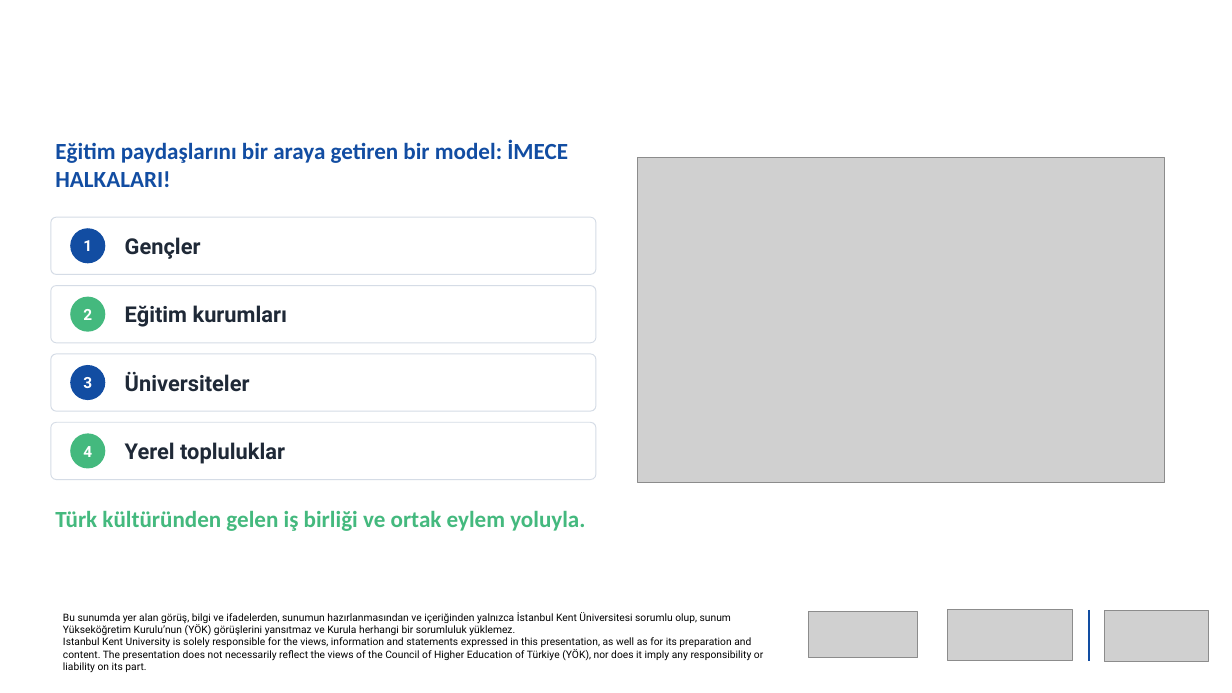
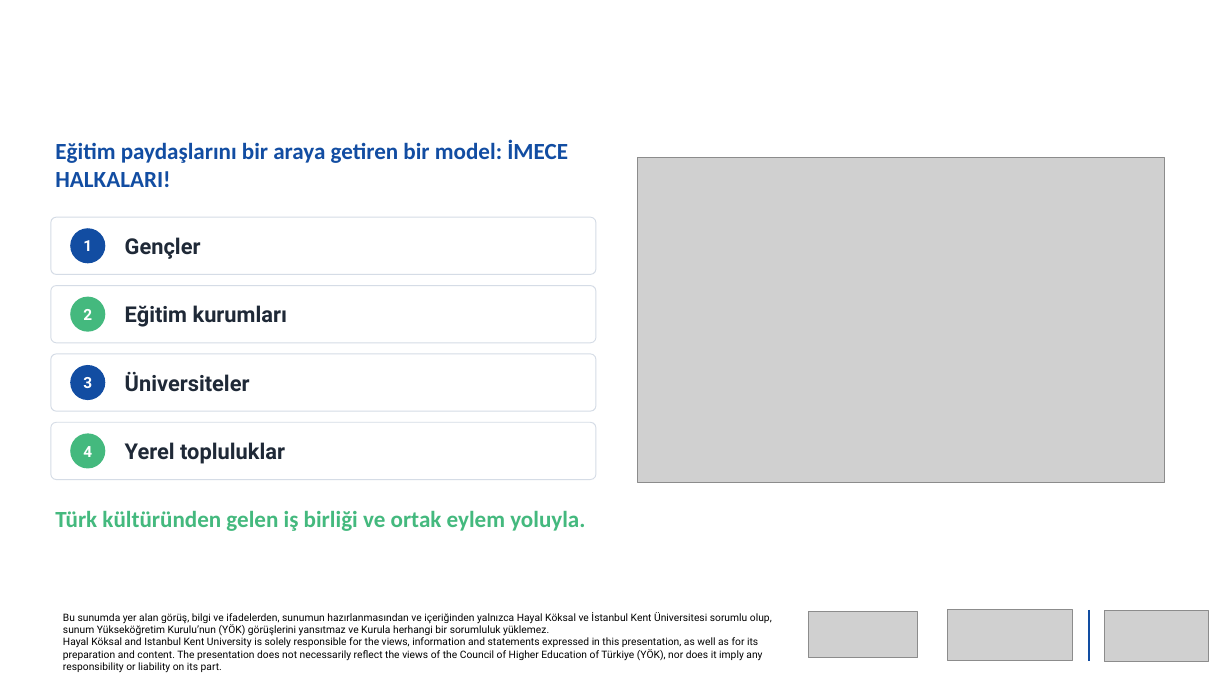
Before and after one commit to newtonsgrandson/cop-31-hayal-koksal, a slide deck: slide 4 of sunum/COP31_Iklim_Imecesi_Hayal_Koksal_TR.pptx. Drawn at 1232x693 pixels with LibreOffice and Linux fonts; fonts in the diff are those of the drawing; grey boxes stand for pictures; background and template pictures are left out. Boxes give left, top, right and bottom in pixels: in the first picture for what was removed or moved away, otherwise in the second. Text is boxed around its words. In the diff, an @@ line names an element or a change of style, - is before the commit and + after.

```diff
--- a/sunum/COP31_Iklim_Imecesi_Hayal_Koksal_TR.pptx
+++ b/sunum/COP31_Iklim_Imecesi_Hayal_Koksal_TR.pptx
@@ text at <box>63,612,772,672</box>: text changed @@
-Bu sunumda yer alan görüş, bilgi ve ifadelerden, sunumun hazırlanmasından ve içeriğinden yalnızca İstanbul Kent Üniversitesi sorumlu olup, sunum Yükseköğretim Kurulu’nun (YÖK) görüşlerini yansıtmaz ve Kurula herhangi bir sorumluluk yüklemez.
-Istanbul Kent University is solely responsible for the views, information and statements expressed in this presentation, as well as for its preparation and content. The presentation does not necessarily reflect the views of the Council of Higher Education of Türkiye (YÖK), nor does it imply any responsibility or liability on its part.
+Bu sunumda yer alan görüş, bilgi ve ifadelerden, sunumun hazırlanmasından ve içeriğinden yalnızca Hayal Köksal ve İstanbul Kent Üniversitesi sorumlu olup, sunum Yükseköğretim Kurulu’nun (YÖK) görüşlerini yansıtmaz ve Kurula herhangi bir sorumluluk yüklemez.
+Hayal Köksal and Istanbul Kent University is solely responsible for the views, information and statements expressed in this presentation, as well as for its preparation and content. The presentation does not necessarily reflect the views of the Council of Higher Education of Türkiye (YÖK), nor does it imply any responsibility or liability on its part.
```
Also in this commit, not shown: 19 other slides changed, 30 other files.
